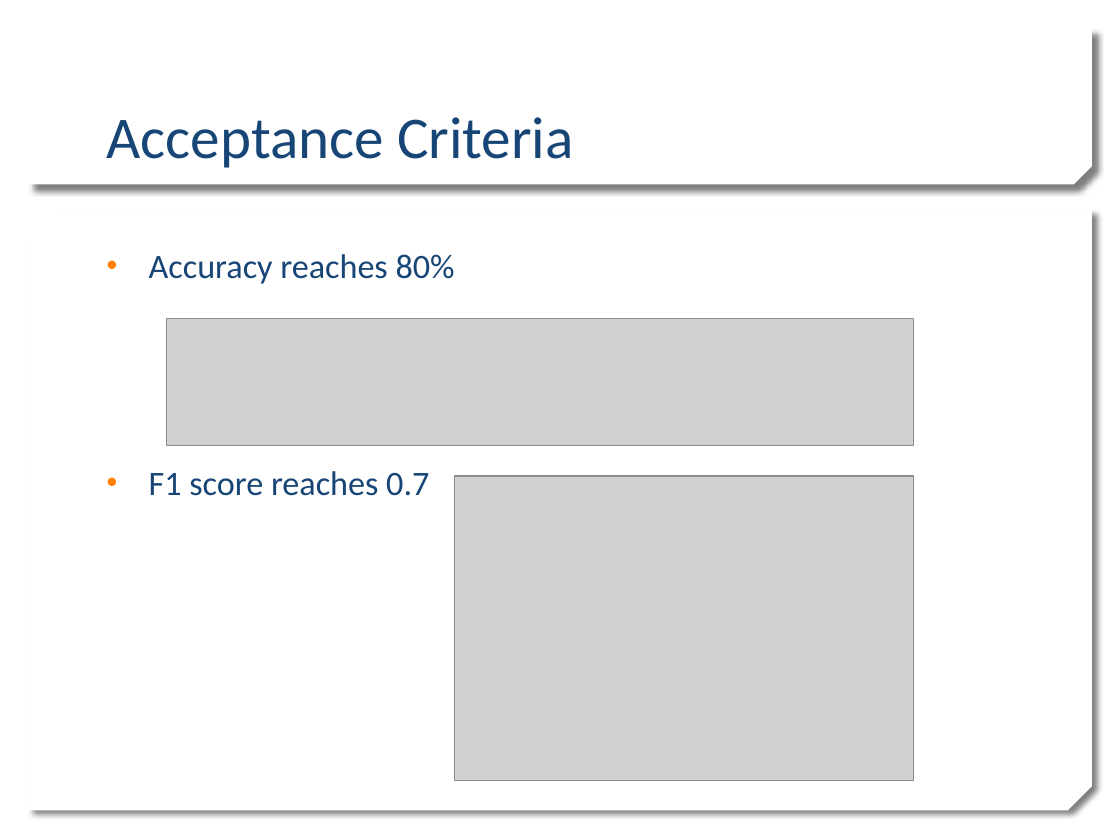
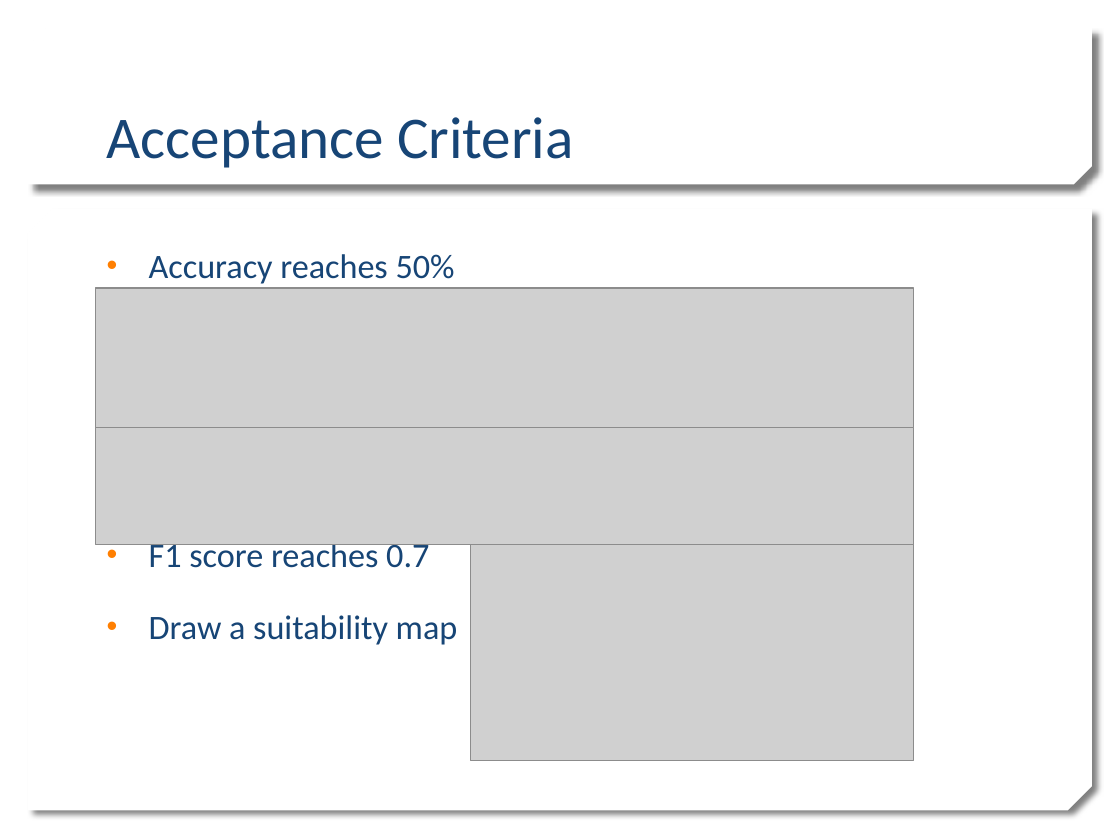
Before and after one commit to HouHouHouHouHouHou/7390, a slide deck: slide 11 of DeepSeaCoral.pptx. Drawn at 1120x840 pixels with LibreOffice and Linux fonts; fonts in the diff are those of the drawing; grey boxes stand for pictures; background and template pictures are left out. Boxes give left, top, right and bottom in pixels: in the first picture for what was removed or moved away, otherwise in the second. Text is boxed around its words. In the diff, an @@ line names an element or a change of style, - is before the commit and + after.

Commit message:
svm and neural net update accuracy

```diff
--- a/DeepSeaCoral.pptx
+++ b/DeepSeaCoral.pptx
@@ text at box(149, 254, 455, 284): text changed @@
-• Accuracy reaches 80%
+• Accuracy reaches 50%
@@ picture: place and size @@
-picture at box(167, 318, 914, 446)
+picture at box(95, 288, 914, 428)
@@ picture added at box(95, 428, 914, 544) @@
@@ picture: place and size @@
-picture at box(455, 476, 914, 781)
+picture at box(470, 544, 914, 760)
@@ text at box(149, 615, 458, 645): paragraph added @@
+• Draw a suitability map
```
